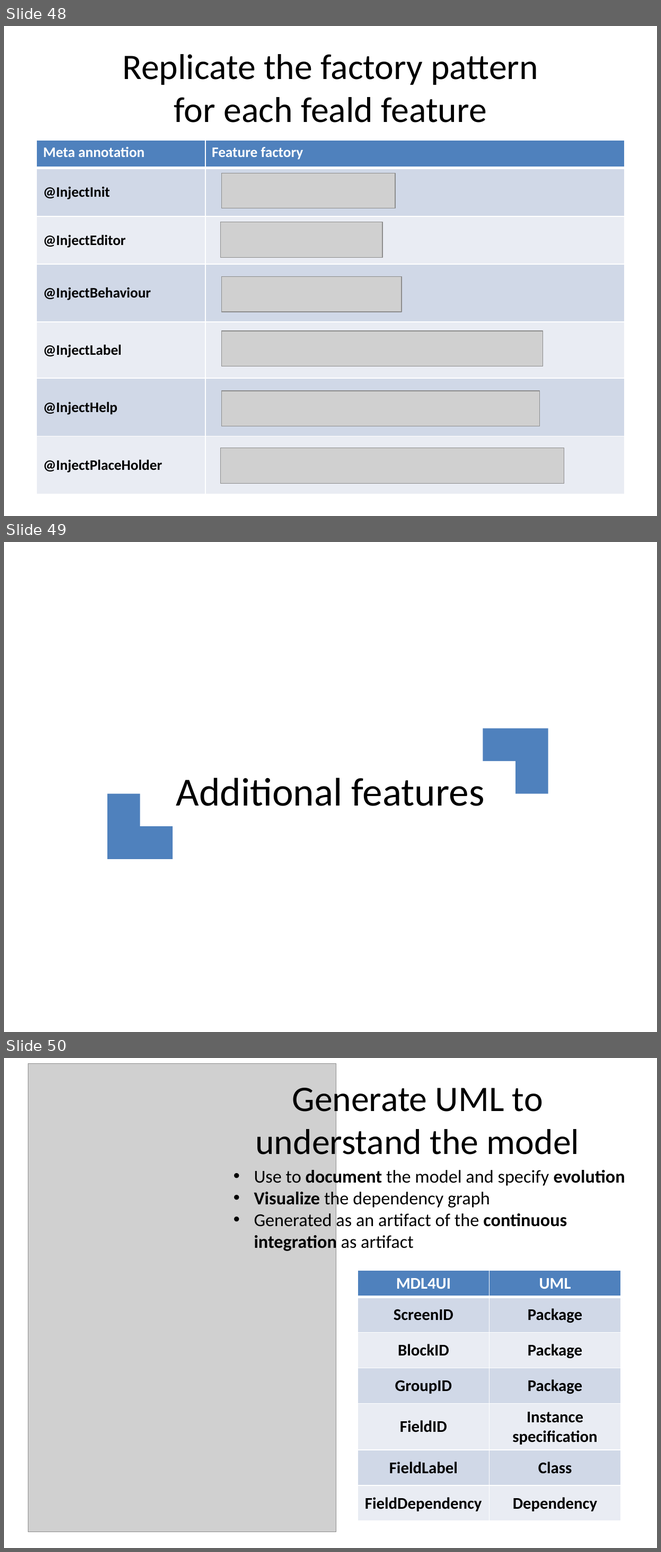
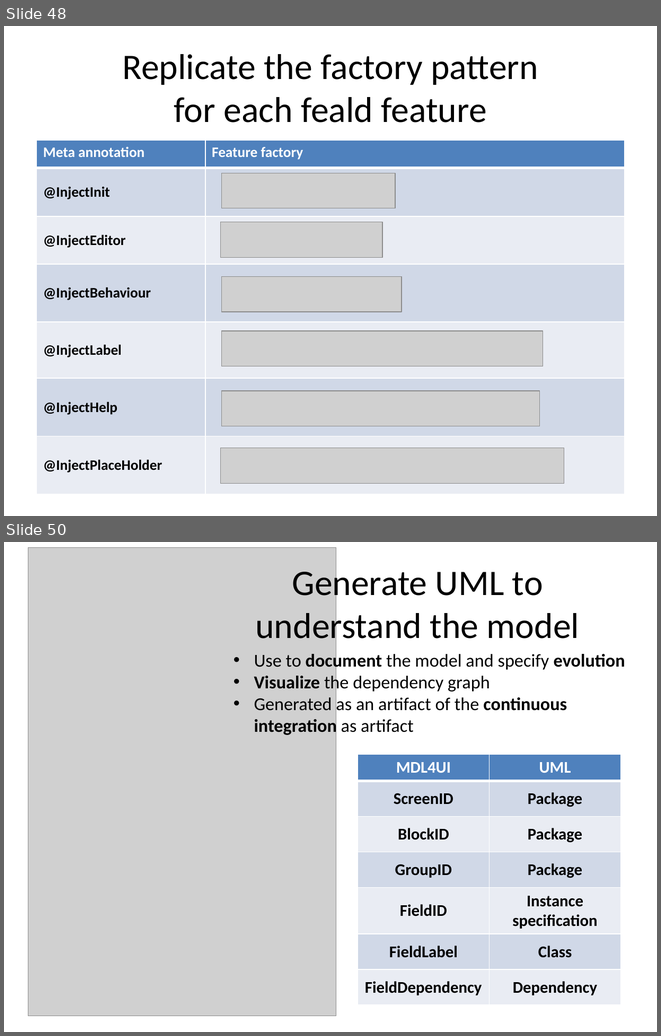
Before and after one commit to lesfurets/mdl4ui, a slide deck: mdl4ui-docs/mdl4ui_cg2013.pptx. Shown one above the other, each under a label of ours: slides 48, 49 and 50 before the commit, slides 48 and 50 after it; the slides between them are not shown. The pictures are 661x1552 and 661x1036 pixels, drawn with LibreOffice and Linux fonts; fonts in the diff are those of the drawing; grey boxes stand for pictures. Boxes give left, top, right and bottom in pixels: in the first picture for what was removed or moved away, otherwise in the second. Text is boxed around its words. In the diff, an @@ line names an element or a change of style, - is before the commit and + after.

```diff
--- a/mdl4ui-docs/mdl4ui_cg2013.pptx
+++ b/mdl4ui-docs/mdl4ui_cg2013.pptx
@@ slide 49 removed at (4,542,657,1032), background #FFFFFF @@
@@ corner removed at (483,728,548,793) @@
@@ title removed at (176,777,485,806) @@
-Additional features
@@ corner removed at (107,793,173,859) @@
```
Also in this commit, not shown: 2 slides changed, 5 slides added, 3 other slides removed.
